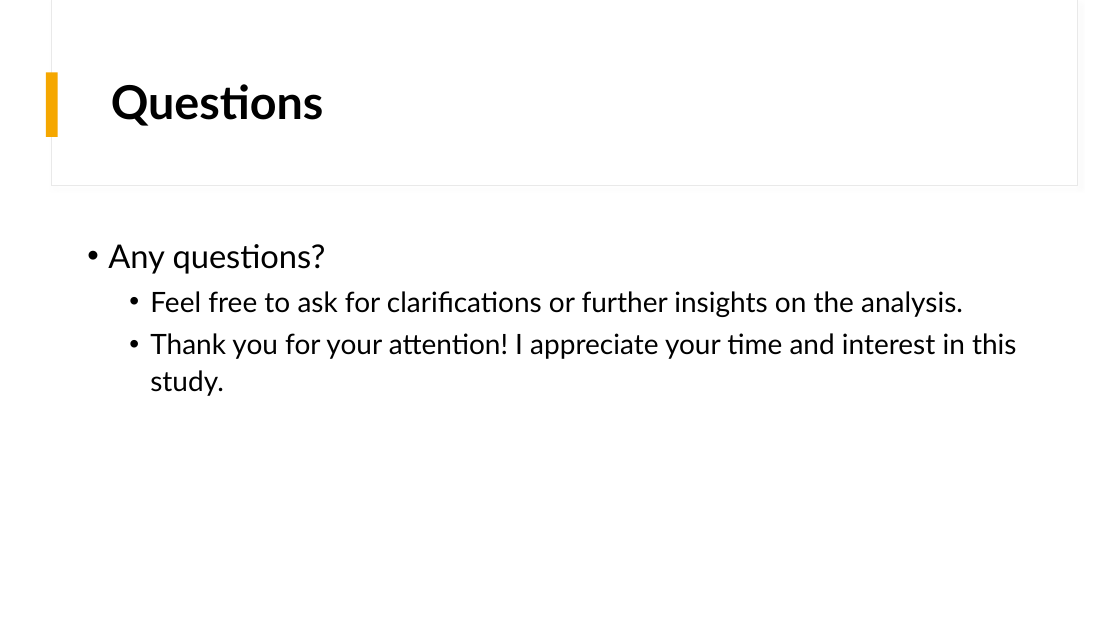
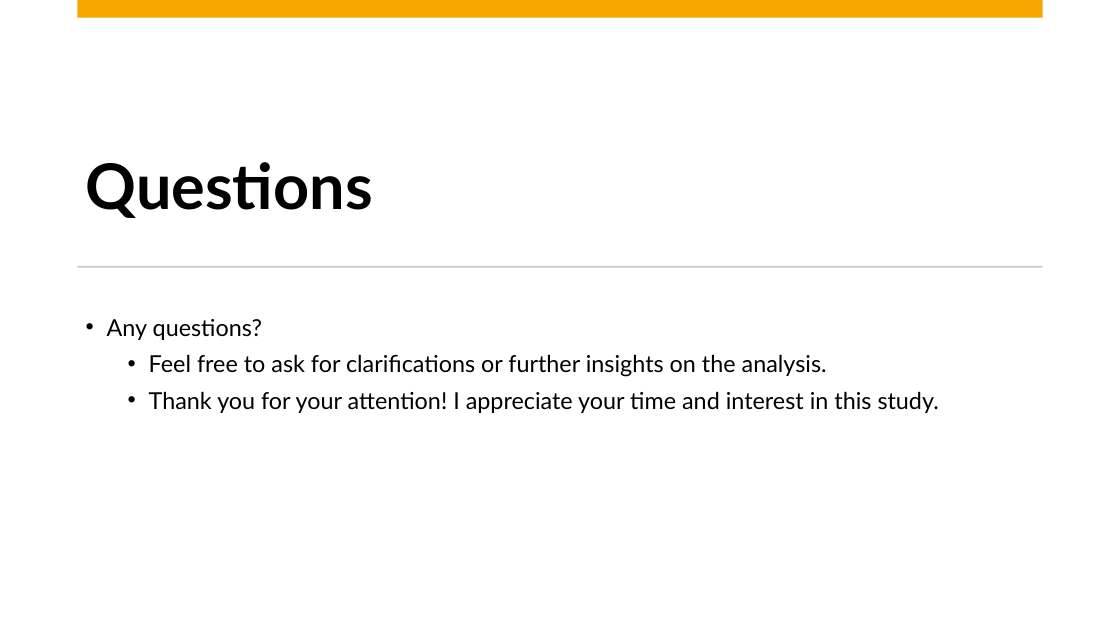
Before and after one commit to Akemp787/Loudoun_County_Growth_Study, a slide deck: slide 21 of presentation/Loudoun County Growth Study.pptx. Drawn at 1120x630 pixels with LibreOffice and Linux fonts; fonts in the diff are those of the drawing. Boxes give left, top, right and bottom in pixels: in the first picture for what was removed or moved away, otherwise in the second. Text is boxed around its words. In the diff, an @@ line names an element or a change of style, - is before the commit and + after.

Commit message:
Loudoun County Growth Study

```diff
--- a/presentation/Loudoun County Growth Study.pptx
+++ b/presentation/Loudoun County Growth Study.pptx
@@ rectangle added at (x1=0, y1=0, x2=1120, y2=630), fill #FFFFFF @@
@@ rectangle added at (x1=77, y1=0, x2=1043, y2=18), fill #F5A700 @@
@@ title "Questions" moved from (x1=111, y1=84, x2=324, y2=126) to (x1=86, y1=162, x2=373, y2=218) @@
@@ title "Questions" at (x1=86, y1=162, x2=373, y2=218): size 40 to 54 pt; vertical alignment middle to bottom @@
@@ rectangle removed at (x1=46, y1=72, x2=58, y2=137) @@
@@ rectangle added at (x1=77, y1=266, x2=1043, y2=268), fill #C9C9C9 @@
@@ text "Any questions?" moved from (x1=108, y1=244, x2=1017, y2=396) to (x1=107, y1=319, x2=939, y2=413) @@
@@ text "Any questions?" at (x1=107, y1=319, x2=939, y2=413): size 28 to 20 pt in "Any questions?"; size 24 to 20 pt @@
```
Also in this commit, not shown: 2 other slides changed, 3 other files.
